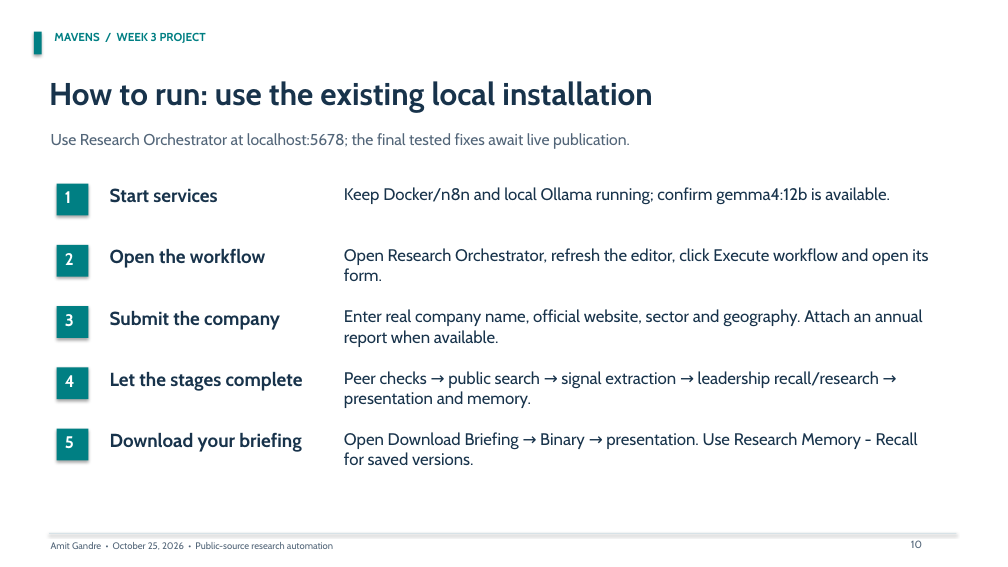
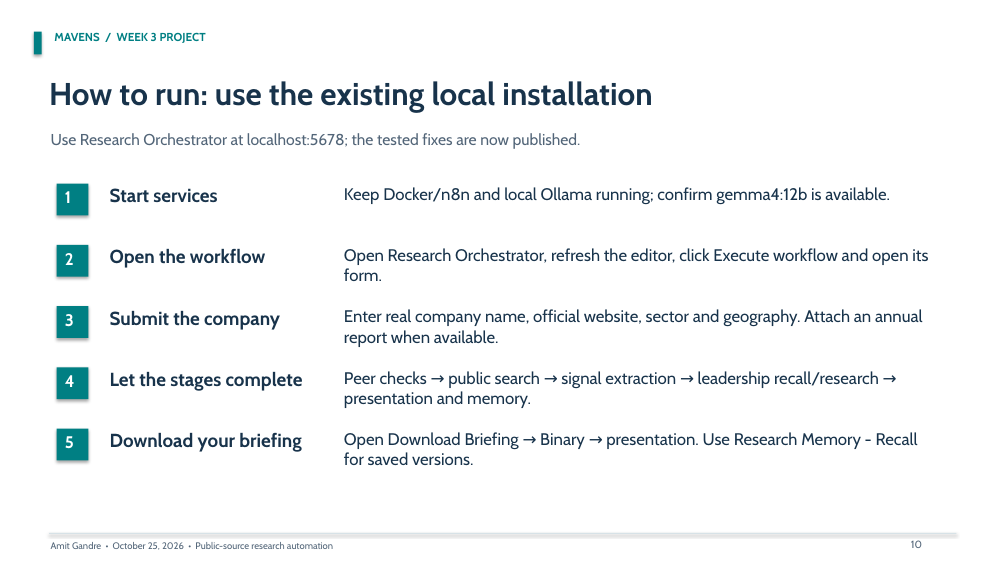
Before and after one commit to amitgandre/Mavens-Week3-AmitG, a slide deck: slide 10 of presentations/Project-overview.pptx. Drawn at 1008x567 pixels with LibreOffice and Linux fonts; fonts in the diff are those of the drawing. Boxes give left, top, right and bottom in pixels: in the first picture for what was removed or moved away, otherwise in the second. Text is boxed around its words. In the diff, an @@ line names an element or a change of style, - is before the commit and + after.

Commit message:
Publish approved orchestrator and refresh handoff status

```diff
--- a/presentations/Project-overview.pptx
+++ b/presentations/Project-overview.pptx
@@ text at <box>51,133,581,149</box>: text changed @@
-Use Research Orchestrator at localhost:5678; the final tested fixes await live publication.
+Use Research Orchestrator at localhost:5678; the tested fixes are now published.
```
Also in this commit, not shown: 2 other slides changed, 16 other files.
